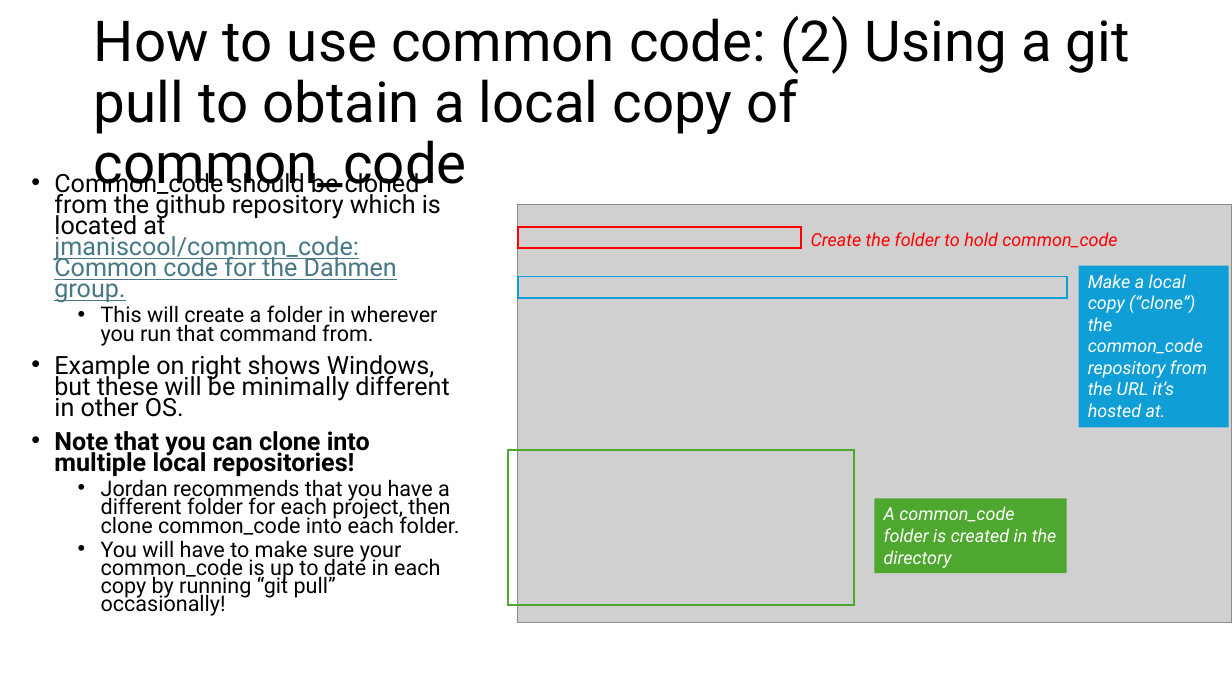
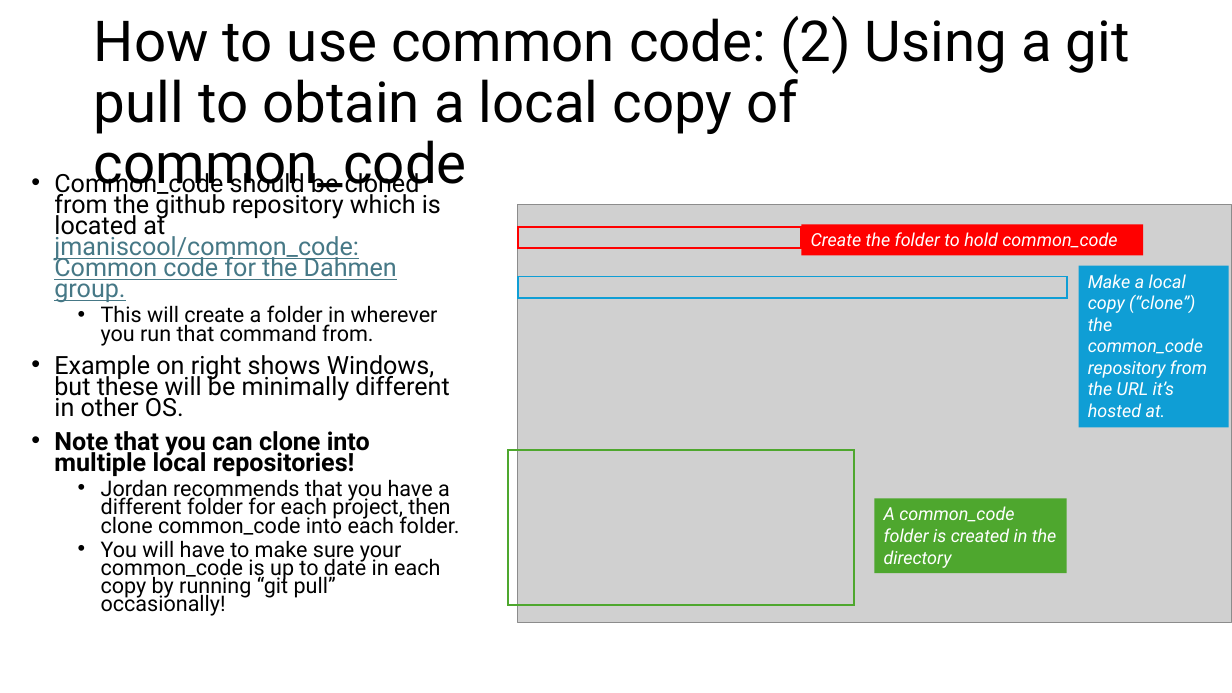
Before and after one commit to jmaniscool/common_code, a slide deck: slide 4 of start_guide.pptx. Drawn at 1232x693 pixels with LibreOffice and Linux fonts; fonts in the diff are those of the drawing; grey boxes stand for pictures. Boxes give left, top, right and bottom in pixels: in the first picture for what was removed or moved away, otherwise in the second. Text is boxed around its words. In the diff, an @@ line names an element or a change of style, - is before the commit and + after.

```diff
--- a/start_guide.pptx
+++ b/start_guide.pptx
@@ rectangle "Create the folder to hold ...": place and size @@
-rectangle "Create the folder to hold ..." at (811, 232, 1117, 248)
+rectangle "Create the folder to hold ..." at (801, 225, 1143, 256)
@@ rectangle "Create the folder to hold ..." at (801, 225, 1143, 256): text colour #FF0000 to #FFFFFF; fill none to #FF0000 @@
```
Also in this commit, not shown: 2 slides added.
